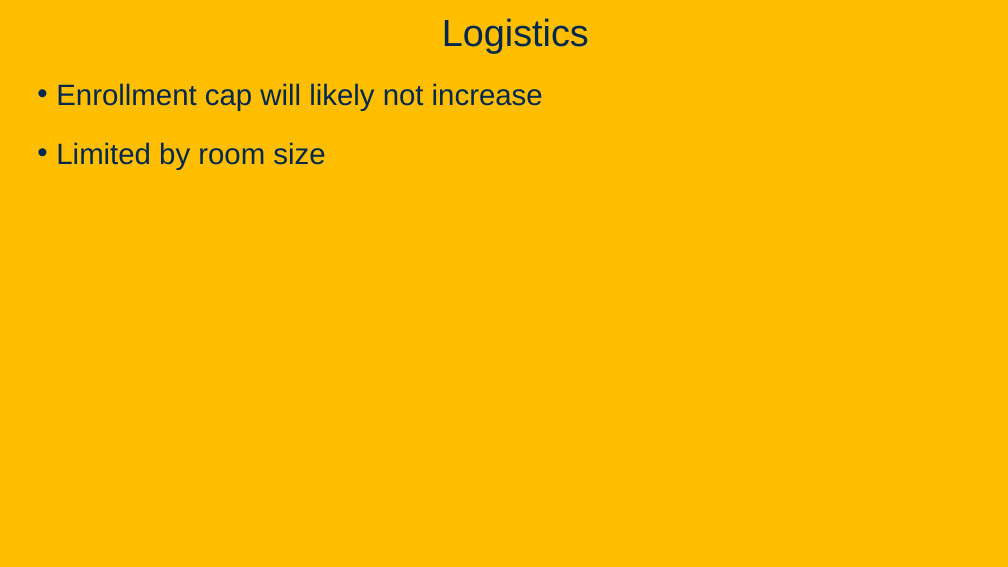
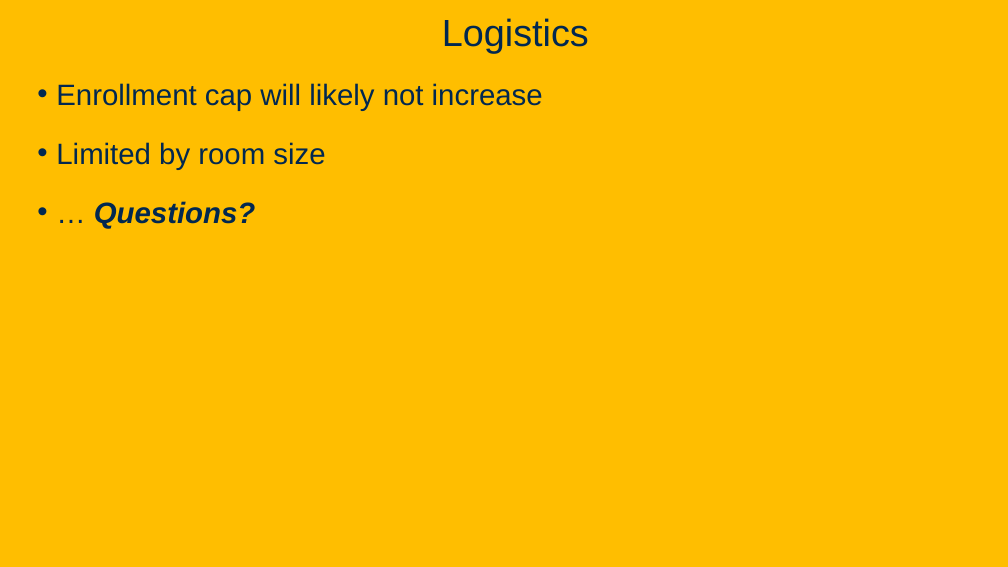
Before and after one commit to davsec-teaching/W26_ECS_160, a slide deck: slide 9 of slides/Intro.pptx (slide 16 before the commit). Drawn at 1008x567 pixels with LibreOffice and Linux fonts; fonts in the diff are those of the drawing; background and template pictures are left out. Boxes give left, top, right and bottom in pixels: in the first picture for what was removed or moved away, otherwise in the second. Text is boxed around its words. In the diff, an @@ line names an element or a change of style, - is before the commit and + after.

```diff
--- a/slides/Intro.pptx
+++ b/slides/Intro.pptx
@@ text at box(94, 201, 255, 229): paragraph added @@
+• … Questions?
```
Also in this commit, not shown: 10 other slides changed, 7 slides added, 10 other files.
